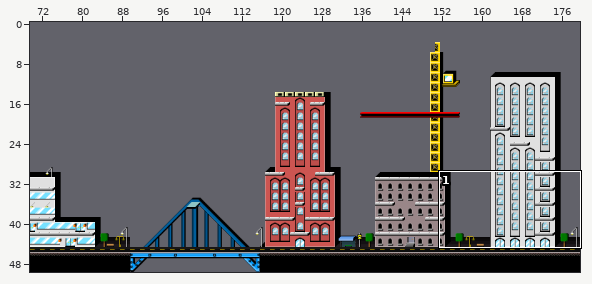
Tiled map (JSON) -- phaser/DinoPixel/assets/tileMaps/stage.json. The first picture is a wide view before the edit; the outline marks the close-up.
Close-up. The starting point:
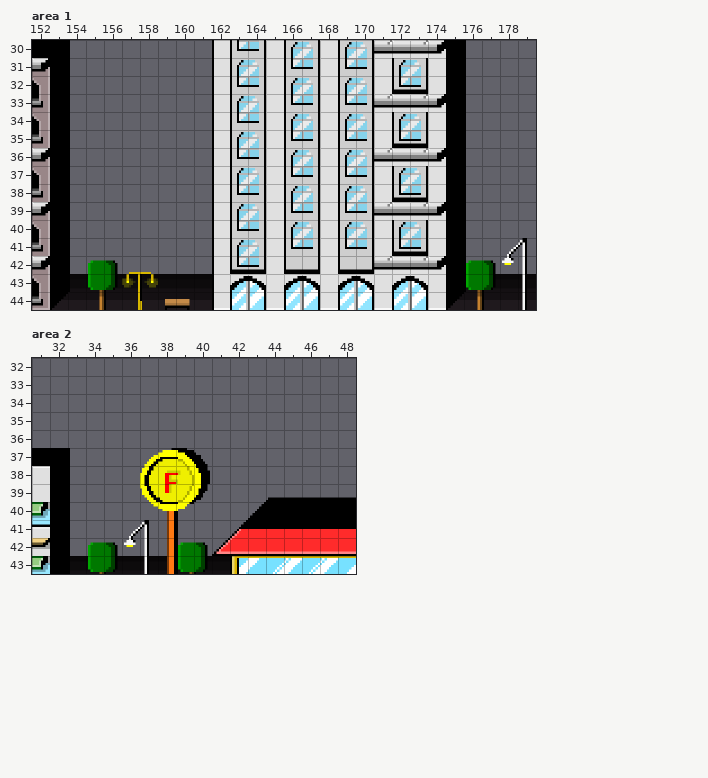
Cells are 32x32 px. Shown: area 1 x 152..179, y 30..44; area 2 x 31..48, y 32..43. The commit also changed other parts of the map, which this record leaves out.
The same view after the edit:
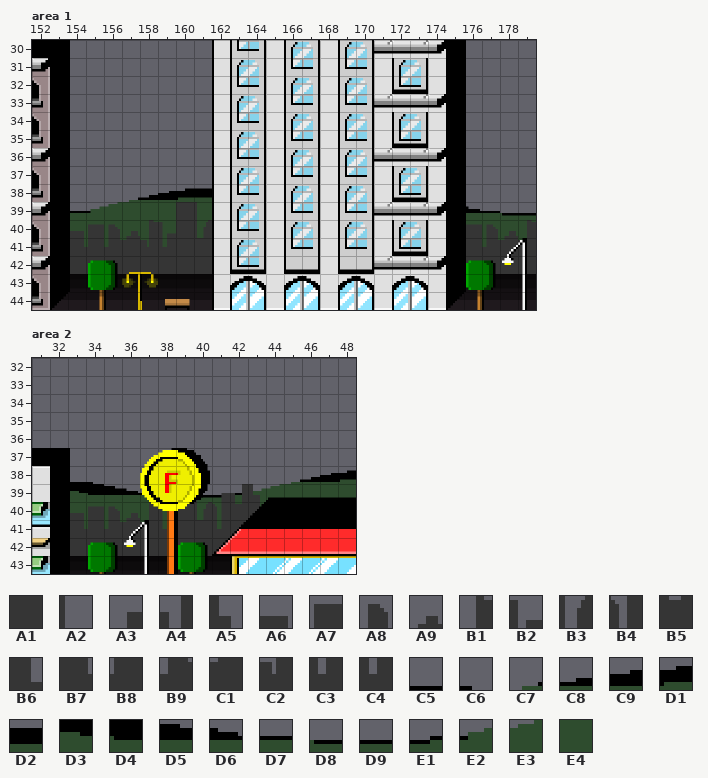
Key: from "cityThings": A1 1243, A2 1244, A3 1245, A4 1246, A5 1247, A6 1269, A7 1270, A8 1271, A9 1272, B1 1273, B2 1274, B3 1276, B4 1277, B5 1278, B6 1279, B7 1301, B8 1302, B9 1303, C1 1304, C2 1305, C3 1306, C4 1309, C5 1544, C6 1546, C7 1557, C8 1558, C9 1559, D1 1560, D2 1561, D3 1577, D4 1578, D5 1579, D6 1580, D7 1581, D8 1582, D9 1583, E1 1585, E2 1587, E3 1588, E4 1589.
__ is an empty cell.
Tiles of an added or newly shown layer are drawn over the layers below it.
The exact change:
Changed rows in their new state; .. is an unchanged cell.
Layer "bg2" (added), area 1:
first column x 154:
38 .. .. .. C7 C8 C9 D1 D2 .. .. .. .. .. .. .. .. .. .. .. .. .. .. .. .. .. ..
39 D7 E2 E3 E4 E4 E4 .. E4 .. .. .. .. .. .. .. .. .. .. .. .. .. .. D6 D7 D8 D9
40 E4 E4 E4 E4 E4 E4 .. E4 .. .. .. .. .. .. .. .. .. .. .. .. .. .. E4 E4 E4 E4
41 E4 E4 E4 E4 E4 E4 .. .. .. .. .. .. .. .. .. .. .. .. .. .. .. .. E4 E4 E4 E4
Layer "bg1" (added), area 1:
first column x 154:
39 .. .. .. .. .. .. A1 A2 .. .. .. .. .. .. .. .. .. .. .. .. .. .. .. .. .. ..
40 A6 A7 A8 A9 B1 B2 A1 B3 .. .. .. .. .. .. .. .. .. .. .. .. .. .. A7 A8 A9 B1
41 B7 B8 B9 C1 C2 C3 A1 A1 .. .. .. .. .. .. .. .. .. .. .. .. .. .. B8 B9 C1 C2
42 A1 A1 A1 A1 A1 A1 A1 A1 .. .. .. .. .. .. .. .. .. .. .. .. .. .. A1 A1 A1 A1
Layer "bg2" (added), area 2:
first column x 33:
38 C5 C6 .. .. .. .. .. .. .. .. .. .. C7 C8 C9 D1
39 D3 D4 D5 D6 D7 .. .. D9 E1 D7 E2 E3 E4 E4 E4 E4
40 E4 E4 E4 E4 E4 E4 .. E4 E4 E4 E4 .. .. .. .. ..
41 E4 E4 E4 E4 E4 E4 .. .. E4 .. .. .. .. .. .. ..
Layer "bg1" (added), area 2:
first column x 33:
39 .. .. .. .. .. .. .. A2 A3 A4 A5
40 A6 A7 A8 A9 B1 B2 A1 B3 B4 B5 B6
41 B7 B8 B9 C1 C2 C3 A1 A1 C4 A1 ..
42 A1 A1 A1 A1 A1 A1 A1 A1 A1 .. ..
Where, in picture pixels (left, top, right, bottom), the same in both close-ups:
added: (70, 188, 212, 274)
added: (466, 206, 536, 274)
added: (70, 470, 356, 556)
